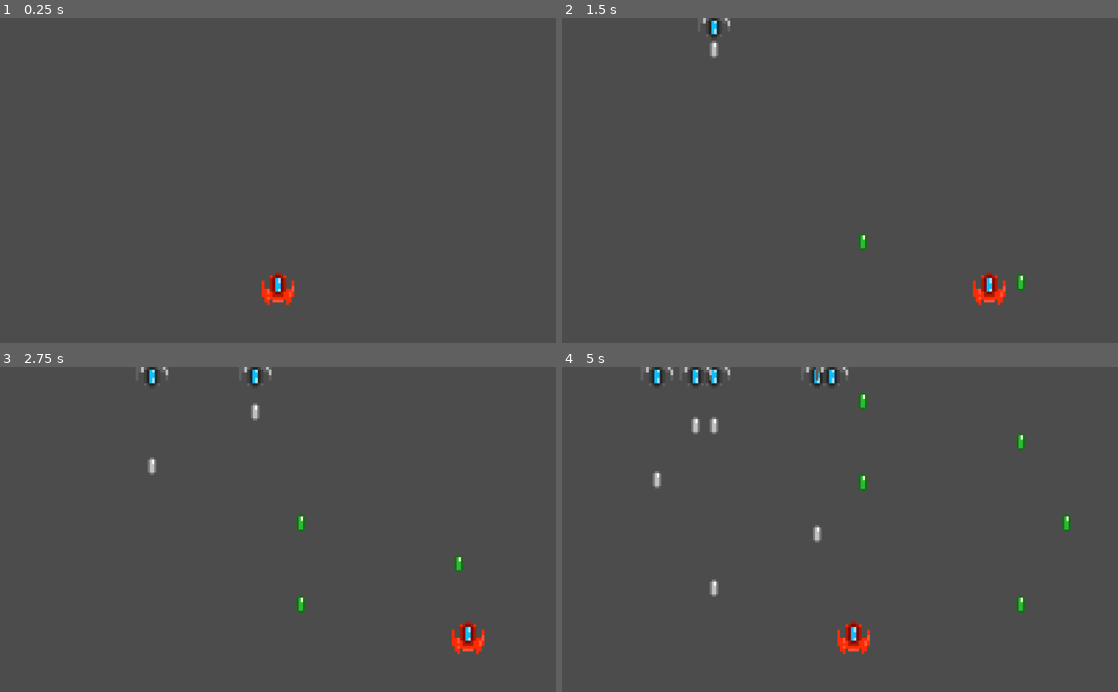
Above: before the commit, frames 1-4 (two rows, left to right).
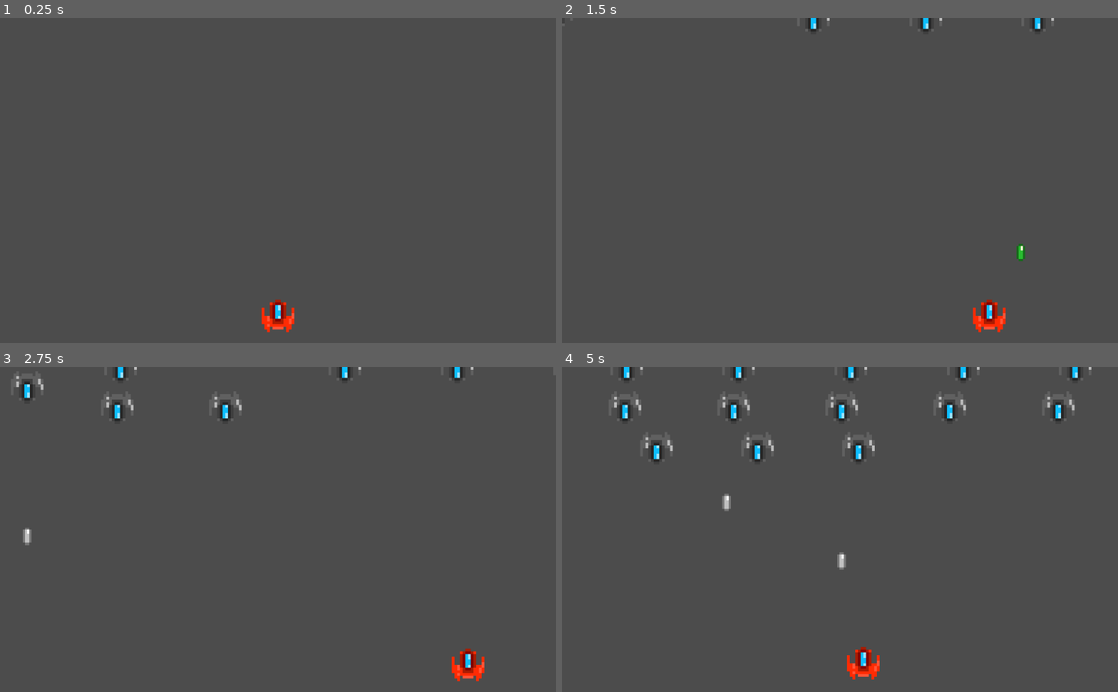
Above: after the commit, the same moments.

Repository: PandorasGit/LudumDare51Submission
Game: Godot game, scene res://World/World.tscn
Same seed, same stepped clock (60 frames per second), same inputs: the game is played once before the commit and once after it.
Inputs:
- Up to frame 1 (0.25 s): no input
- Up to frame 2 (1.5 s): hold D (move_right) 0.53-1.28 s; tap Space (shoot) at 0.6, 1.35 s; hold A (move_left) from 1.28 s (still down)
- Up to frame 3 (2.75 s): release A (move_left) at 2.03 s; hold D (move_right) from 2.03 s (still down); tap Space (shoot) at 2.1 s
- Up to frame 4 (5 s): tap Space (shoot) at 2.85, 3.6, 4.35 s; release D (move_right) at 3.53 s; hold A (move_left) from 3.53 s (still down)

The runs differ from the first frame. In frame 1, 0.8% of the frame differs, in the area x 47-53%, y 78-97%; in frame 2, 1.4%; in frame 3, 2.1%; in frame 4, 3.6%, in the area x 9-96%, y 0-97%.

Commit message:
Add enemy pathing

Diff:
--- a/project/Bullets/Bullet.gd
+++ b/project/Bullets/Bullet.gd
@@ -6,7 +6,7 @@
 
 
 export var _direction_fired: = Vector2.DOWN
-export var _speed := 100
+export var _speed := 1000
 export var _color:= Color("ffffff")
 
 
@@ -33,6 +33,7 @@
 		var collision := get_slide_collision(i)
 		if collision.collider.is_in_group("target"):
 			emit_signal("killed", collision.collider.name)
+			queue_free()
 
 
 func on_despawn_timer_timeout() -> void:
--- a/project/Enemy/Enemy.gd
+++ b/project/Enemy/Enemy.gd
@@ -5,6 +5,7 @@
 
 
 var _has_fired := false
+
 
 
 onready var _reload_timer := find_node("ReloadTimer")
@@ -18,7 +19,7 @@
 func _physics_process(_delta) -> void:
 	if not _has_fired:
 		_has_fired = true
-		_reload_timer.start()
+		_reload_timer.start(rand_range(0.6, 3))
 		emit_signal("fired", 0, self)
 
 
--- a/project/Enemy/Enemy.tscn
+++ b/project/Enemy/Enemy.tscn
@@ -6,7 +6,39 @@
 [sub_resource type="RectangleShape2D" id=1]
 extents = Vector2( 6, 6 )
 
+[sub_resource type="Animation" id=2]
+resource_name = "EnemyPathing"
+length = 10.0
+tracks/0/type = "value"
+tracks/0/path = NodePath(".:position")
+tracks/0/interp = 1
+tracks/0/loop_wrap = true
+tracks/0/imported = false
+tracks/0/enabled = true
+tracks/0/keys = {
+"times": PoolRealArray( 0, 1.5, 1.6, 3, 3.1, 4.6, 4.7, 6, 6.1, 7.5, 7.6, 9, 9.1, 10 ),
+"transitions": PoolRealArray( 1, 1, 1, 1, 1, 1, 1, 1, 1, 1, 1, 1, 1, 1 ),
+"update": 0,
+"values": [ Vector2( 1083, 0 ), Vector2( 50, 0 ), Vector2( 50, 75 ), Vector2( 980, 75 ), Vector2( 980, 150 ), Vector2( 50, 150 ), Vector2( 50, 225 ), Vector2( 980, 225 ), Vector2( 980, 300 ), Vector2( 50, 300 ), Vector2( 50, 375 ), Vector2( 980, 375 ), Vector2( 980, 450 ), Vector2( -50, 450 ) ]
+}
+
+[sub_resource type="Animation" id=3]
+length = 0.001
+tracks/0/type = "value"
+tracks/0/path = NodePath(".:position")
+tracks/0/interp = 1
+tracks/0/loop_wrap = true
+tracks/0/imported = false
+tracks/0/enabled = true
+tracks/0/keys = {
+"times": PoolRealArray( 0 ),
+"transitions": PoolRealArray( 1 ),
+"update": 0,
+"values": [ Vector2( 848, 99 ) ]
+}
+
 [node name="Enemy" type="KinematicBody2D" groups=["target"]]
+position = Vector2( 848, 99 )
 scale = Vector2( 5, 5 )
 collision_layer = 2
 script = ExtResource( 2 )
@@ -19,4 +51,9 @@
 shape = SubResource( 1 )
 
 [node name="ReloadTimer" type="Timer" parent="."]
-wait_time = 3.0
+wait_time = 0.5
+
+[node name="AnimationPlayer" type="AnimationPlayer" parent="."]
+autoplay = "EnemyPathing"
+anims/EnemyPathing = SubResource( 2 )
+anims/RESET = SubResource( 3 )
--- a/project/EnemySpawner/EnemySpawner.gd
+++ b/project/EnemySpawner/EnemySpawner.gd
@@ -21,5 +21,5 @@
 func _spawn_enemy() -> void:
 	var new_enemy = _enemy.instance()
 	add_child(new_enemy)
-	new_enemy.position = Vector2(rand_range(100, 500), 10)
+	new_enemy.position = Vector2(-10, -10)
 	emit_signal("spawned", new_enemy)
--- a/project/EnemySpawner/EnemySpawner.tscn
+++ b/project/EnemySpawner/EnemySpawner.tscn
@@ -6,3 +6,4 @@
 script = ExtResource( 1 )
 
 [node name="RespawnTimer" type="Timer" parent="."]
+wait_time = 0.3
--- a/project/World/World.tscn
+++ b/project/World/World.tscn
@@ -13,4 +13,4 @@
 [node name="BulletSpawner" parent="." instance=ExtResource( 5 )]
 
 [node name="Player" parent="." instance=ExtResource( 1 )]
-position = Vector2( 512, 500 )
+position = Vector2( 512, 550 )
Not shown: 1 places in project/Enemy/Enemy.tscn that only renumber resources
